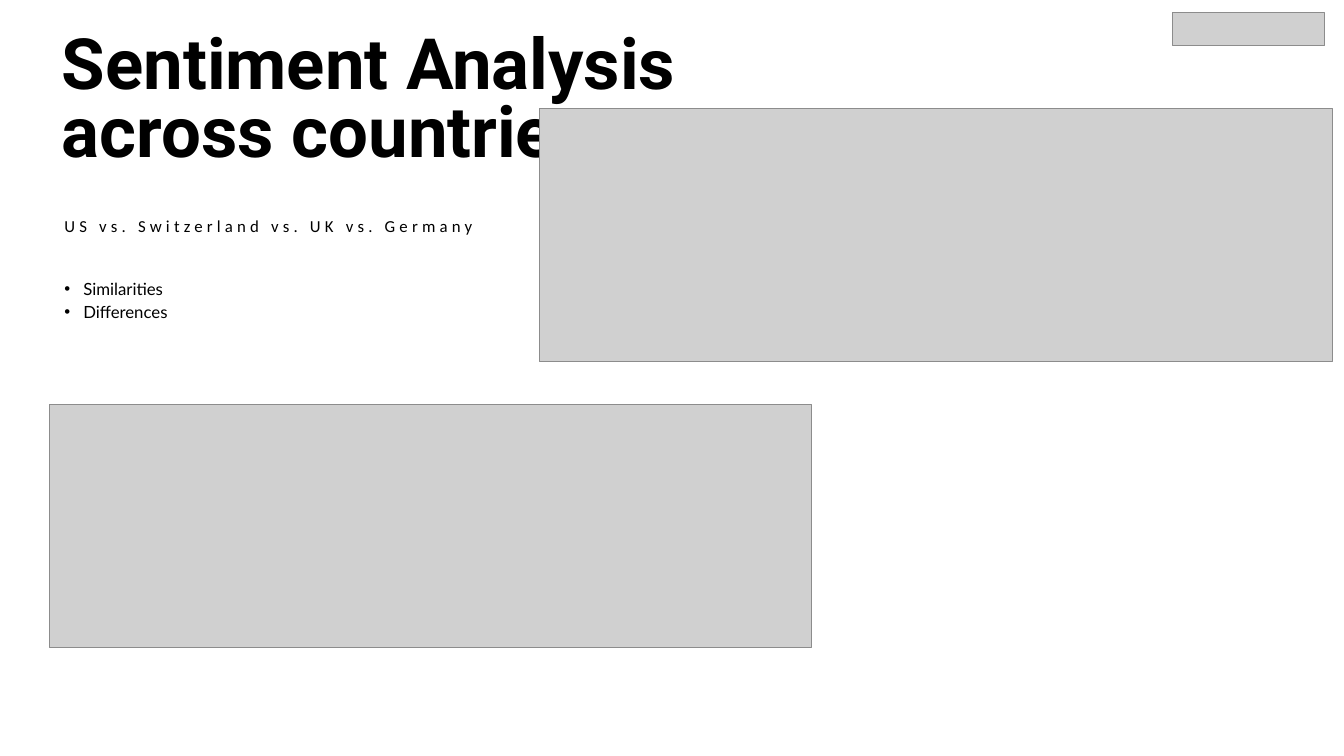
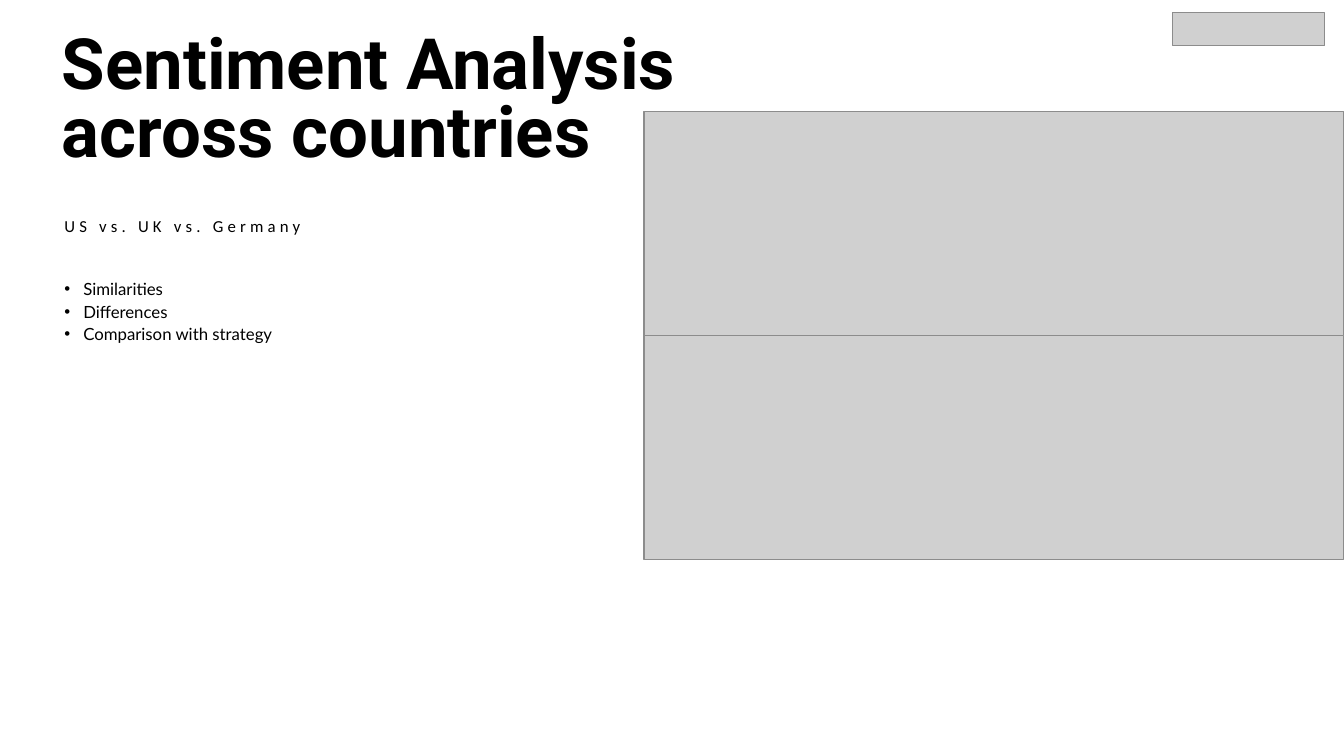
Before and after one commit to Franca97/Web_Data_and-_Digital_Analytics, a slide deck: slide 16 of Presentation.pptx (slide 14 before the commit). Drawn at 1344x756 pixels with LibreOffice and Linux fonts; fonts in the diff are those of the drawing; grey boxes stand for pictures. Boxes give left, top, right and bottom in pixels: in the first picture for what was removed or moved away, otherwise in the second. Text is boxed around its words. In the diff, an @@ line names an element or a change of style, - is before the commit and + after.

```diff
--- a/Presentation.pptx
+++ b/Presentation.pptx
@@ picture: place and size @@
-picture at bbox=[539, 108, 1333, 362]
+picture at bbox=[644, 111, 1344, 335]
@@ text at bbox=[64, 221, 300, 235]: text changed @@
-US vs. Switzerland vs. UK vs. Germany
+US vs. UK vs. Germany
@@ text at bbox=[83, 327, 272, 343]: paragraph added @@
+• Comparison with strategy
@@ picture: place and size @@
-picture at bbox=[49, 404, 812, 648]
+picture at bbox=[644, 335, 1344, 559]
```
Also in this commit, not shown: 8 other slides changed, 6 slides added, 2 slides removed.
